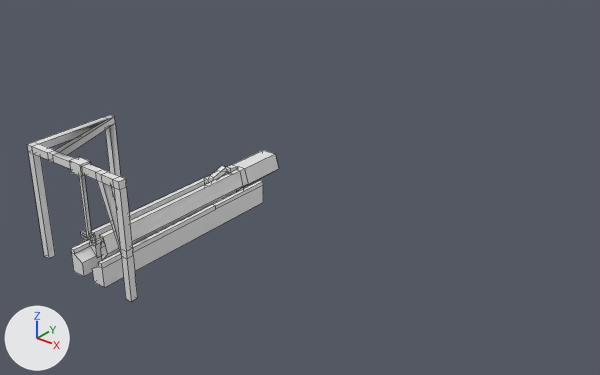
Renders of the FBX model Assets/Resources/Models/Sawmill.fbx from each side of a commit.
Before and after are seen from a 50 mm lens placed at (7.65, -7.32, 5.61), pointed at (1.03, 0.96, 0.48). The lights are fixed; the arrows at lower left show +X, +Y and +Z. Mesh edges are drawn as thin lines. Where no turn or scale is listed for an object, it has been applied to the vertices.

The first picture shows 'Sawmill'.
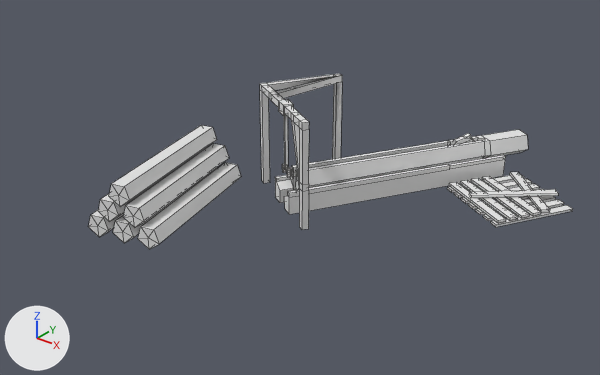
Changed parts and their boxes [x1, y1, x2, y2] in the pictures (600 x 375 px; the box of a moved part takes in the faces that stretch with it):
'Sawmill', reshaped (92% wider)
    before: [27, 115, 279, 301]
    after: [88, 74, 573, 249]
part 1 of me_circle_001, moved or reshaped
    before: [27, 115, 138, 301]
    after: [260, 74, 342, 230]
part 2 of me_circle_001, moved or reshaped
    before: [204, 166, 230, 185]
    after: [448, 133, 474, 146]
part 3 of me_circle_001, deleted
    before: [81, 150, 279, 260]
part 4 of me_circle_001, deleted
    before: [92, 181, 263, 288]
part 5 of me_circle_001, built on
    before: [71, 187, 243, 277]
    after: [88, 125, 573, 249]

The change, as a diff of the scene's bpy script:
```diff
--- a/Assets/Resources/Models/Sawmill.fbx.py
+++ b/Assets/Resources/Models/Sawmill.fbx.py
@@ me_circle_001 @@
 # used by ob_sawmill; location = (0.0, 0.0, 0.0)
-me_circle_001.from_pydata(...)  # 237 vertices, 234 faces; spans x -0.92..0.8, y -2.03..1.5, z 0.0..1.62
+me_circle_001.from_pydata(...)  # 413 vertices, 402 faces; spans x -1.47..4.03, y -1.27..4.76, z 0.0..1.62
+# me_circle_001 part 1: the loose piece of 88 vertices spanning x -0.92..0.8, y -2.03..-0.7, z 0.0..1.62 is turned -30 degrees about the z axis through its middle, then moved by (0.92, 3.03, 0.0)
+# me_circle_001 part 2: the loose piece of 36 vertices spanning x -0.05..0.04, y 0.07..0.75, z 0.03..0.67 is turned -30 degrees about the z axis through its middle, then moved by (2.12, 3.32, 0.0)
+# me_circle_001 part 3: the loose piece of 75 vertices spanning x -0.19..0.19, y -1.95..1.5, z 0.2..0.62 is deleted
+# me_circle_001 part 4: the loose piece of 19 vertices spanning x 0.1..0.3, y -2.0..1.0, z 0.0..0.34 is deleted
+# me_circle_001 part 5: 19 vertices removed from x -0.3..-0.1, y -2.0..1.0, z 0.0..0.34; 289 vertices added at x -1.47..4.03, y -1.27..4.76, z 0.0..0.88
```
